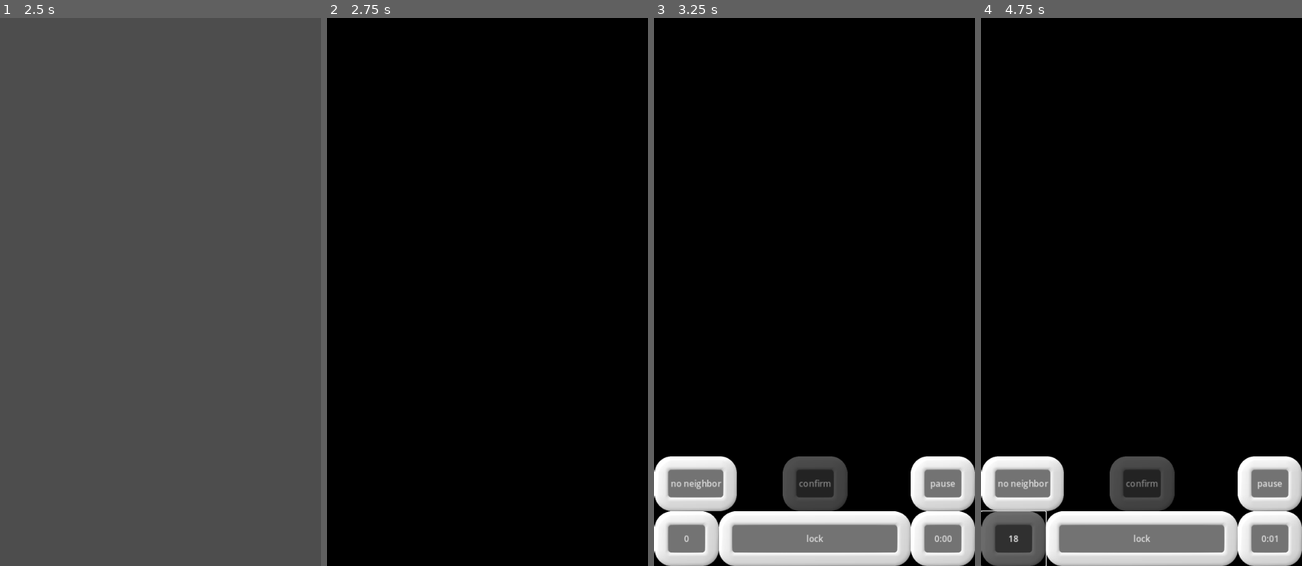
Above: before the commit, frames 1-4 (left to right).
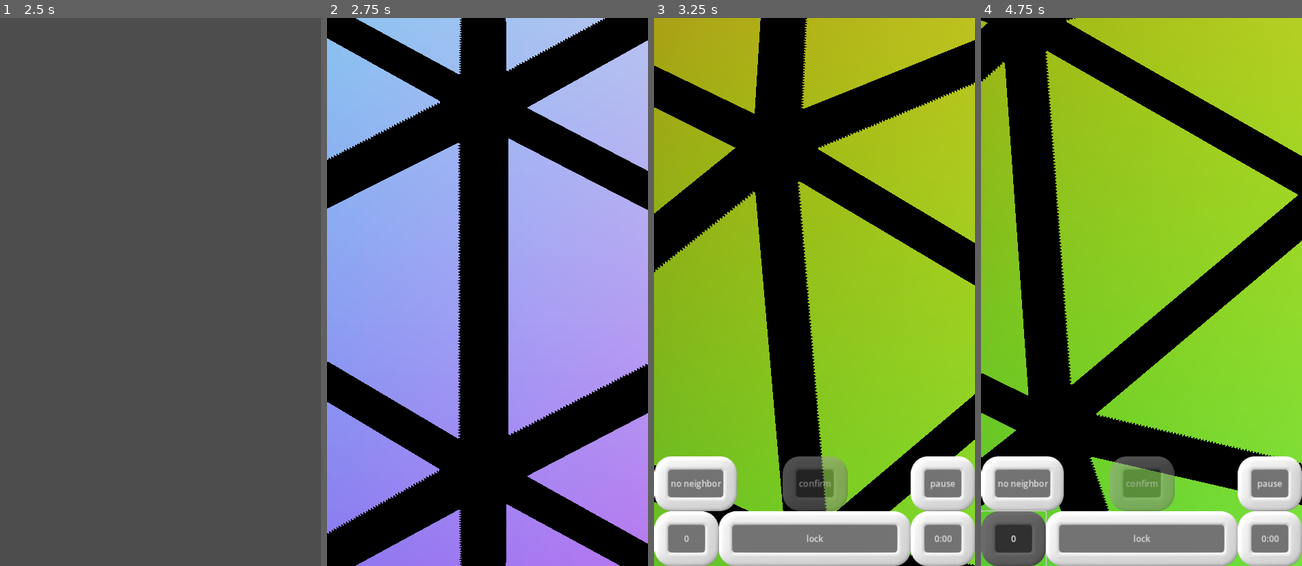
Above: after the commit, the same moments.

Repository: WalynC/sphereSweeperGodot
Game: Godot game, scene res://mainScenes/menu_scene.tscn
Same seed, same stepped clock (60 frames per second), same inputs: the game is played once before the commit and once after it. This scene is started directly instead of the project's main scene.
Inputs (mouse positions are in pixels of both pictures, inside the frame that each line leads up to):
- Up to frame 1 (2.5 s): click "new" at 0.5 s; tap Enter at 1.25 s; move the mouse to (231, 264) at 1.27 s; hold Down (scroll_down) 1.28-2 s; click (231, 264) at 1.42 s; click "play" at 2 s
- Up to frame 2 (2.75 s): no input
- Up to frame 3 (3.25 s): drag from (750, 319) to (798, 401) at 2.77 s
- Up to frame 4 (4.75 s): click (1141, 483) at 3.5 s, where only the run before the commit has a clickable "confirm"; click "128" (after the commit: "0") at 4.25 s

Frame 1 is identical in both runs. In frame 2, 59% of the frame differs, in the area x 0-100%, y 0-100%; in frame 3, 57%; in frame 4, 56%.

Commit message:
Fixed incorrect triangle selection
to_global wasn't being called on pivot, so the vertices weren't being rotated

Diff:
--- a/mainScenes/game.tscn
+++ b/mainScenes/game.tscn
@@ -51,6 +51,8 @@
 
 [sub_resource type="ArrayMesh" id="ArrayMesh_cy6in"]
 
+[sub_resource type="SphereMesh" id="SphereMesh_noirp"]
+
 [node name="Node3D" type="Node3D" node_paths=PackedStringArray("mainMesh", "iconMesh", "glowMesh", "controls", "visLoad", "worldPivot")]
 script = ExtResource("1_phl8j")
 mainMesh = NodePath("WorldPivot/board")
@@ -100,8 +102,25 @@
 script = ExtResource("5_lsqos")
 
 [node name="DirectionalLight3D" type="DirectionalLight3D" parent="WorldPivot"]
-transform = Transform3D(1, 0, 0, 0, -1, 8.74228e-08, 0, -8.74228e-08, -1, 0, 0, 1.62405)
+transform = Transform3D(1, 0, 0, 0, 1, 0, 0, 0, 1, 0, 0, 1.62405)
 shadow_enabled = true
+
+[node name="SelectIndicator" type="Node3D" parent="WorldPivot" node_paths=PackedStringArray("inner", "outer")]
+script = ExtResource("10_oj52j")
+inner = NodePath("inner")
+outer = NodePath("outer")
+
+[node name="inner" type="MeshInstance3D" parent="WorldPivot/SelectIndicator"]
+material_override = SubResource("StandardMaterial3D_fihdx")
+mesh = SubResource("ArrayMesh_hijw3")
+
+[node name="outer" type="MeshInstance3D" parent="WorldPivot/SelectIndicator"]
+material_override = SubResource("StandardMaterial3D_fihdx")
+mesh = SubResource("ArrayMesh_cy6in")
+
+[node name="MeshInstance3D" type="MeshInstance3D" parent="WorldPivot"]
+transform = Transform3D(1, 0, 0, 0, 1, 0, 0, 0, 1, 0, 0, -2.40898)
+mesh = SubResource("SphereMesh_noirp")
 
 [node name="Timer" type="Node" parent="." node_paths=PackedStringArray("gm")]
 script = ExtResource("8_jmfnr")
@@ -110,19 +129,6 @@
 [node name="VisualLoader" parent="." node_paths=PackedStringArray("controlRoot") instance=ExtResource("14_o12r5")]
 scene = 1
 controlRoot = NodePath("../ControlRoot")
-
-[node name="SelectIndicator" type="Node" parent="." node_paths=PackedStringArray("inner", "outer")]
-script = ExtResource("10_oj52j")
-inner = NodePath("inner")
-outer = NodePath("outer")
-
-[node name="inner" type="MeshInstance3D" parent="SelectIndicator"]
-material_override = SubResource("StandardMaterial3D_fihdx")
-mesh = SubResource("ArrayMesh_hijw3")
-
-[node name="outer" type="MeshInstance3D" parent="SelectIndicator"]
-material_override = SubResource("StandardMaterial3D_fihdx")
-mesh = SubResource("ArrayMesh_cy6in")
 
 [node name="ControlRoot" type="Control" parent="."]
 layout_mode = 3
--- a/scripts/Controls.gd
+++ b/scripts/Controls.gd
@@ -176,24 +176,24 @@
 
 func GetHitMeshTriangleFaceIndex(hitVector, start):
 	var vertices = gm.mainMesh.mesh.get_faces()
-	var arrayMesh = ArrayMesh.new()
-	var arrays = []
-	arrays.resize(Mesh.ARRAY_MAX)
-	arrays[Mesh.ARRAY_VERTEX] = vertices
-	arrayMesh.add_surface_from_arrays(Mesh.PRIMITIVE_TRIANGLES, arrays)
+	#var arrayMesh = ArrayMesh.new()
+	#var arrays = []
+	#arrays.resize(Mesh.ARRAY_MAX)
+	#arrays[Mesh.ARRAY_VERTEX] = vertices
+	#arrayMesh.add_surface_from_arrays(Mesh.PRIMITIVE_TRIANGLES, arrays)
 	var meshDataTool = MeshDataTool.new()
-	meshDataTool.create_from_surface(arrayMesh,0)
+	meshDataTool.create_from_surface(gm.mainMesh.mesh,0) #previous function was using the arrayMesh created here
 	var cameraOrigin = start
 	var purpleArrow = hitVector - cameraOrigin
 	var i = 0
 	while i < vertices.size():
 		var faceIndex = i/3
-		var a = to_global(vertices[i])
-		var b = to_global(vertices[i+1])
-		var c = to_global(vertices[i+2])
+		var a = pivot.to_global(vertices[i])
+		var b = pivot.to_global(vertices[i+1])
+		var c = pivot.to_global(vertices[i+2])
 		var intersectsTriangle = Geometry3D.ray_intersects_triangle(cameraOrigin,purpleArrow,a,b,c)
 		if intersectsTriangle != null:
-			var angle = rad_to_deg(purpleArrow.angle_to(to_global(meshDataTool.get_face_normal(faceIndex))))
+			var angle = rad_to_deg(purpleArrow.angle_to(pivot.to_global(meshDataTool.get_face_normal(faceIndex))))
 			if angle > 90 and angle < 180: return faceIndex
 		i+=3
 	return -999
Not shown: 1 places in mainScenes/game.tscn that only renumber resources
